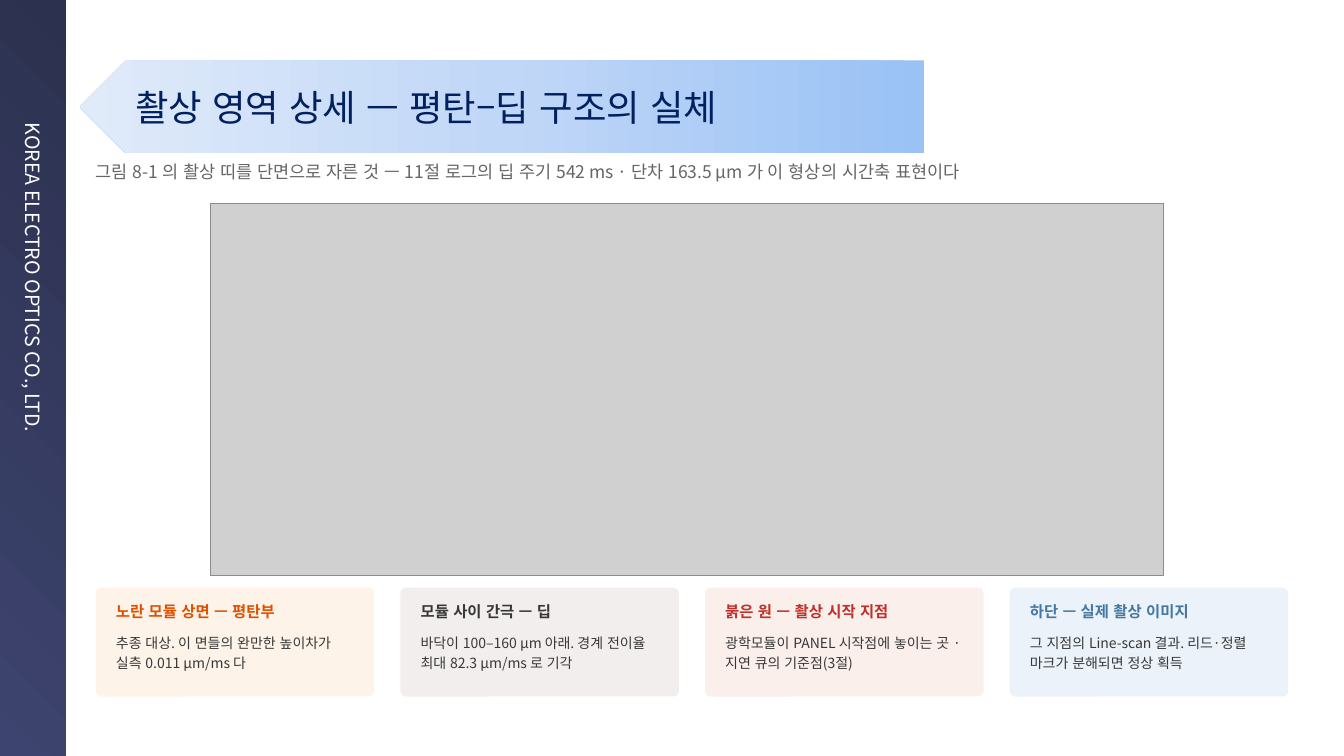
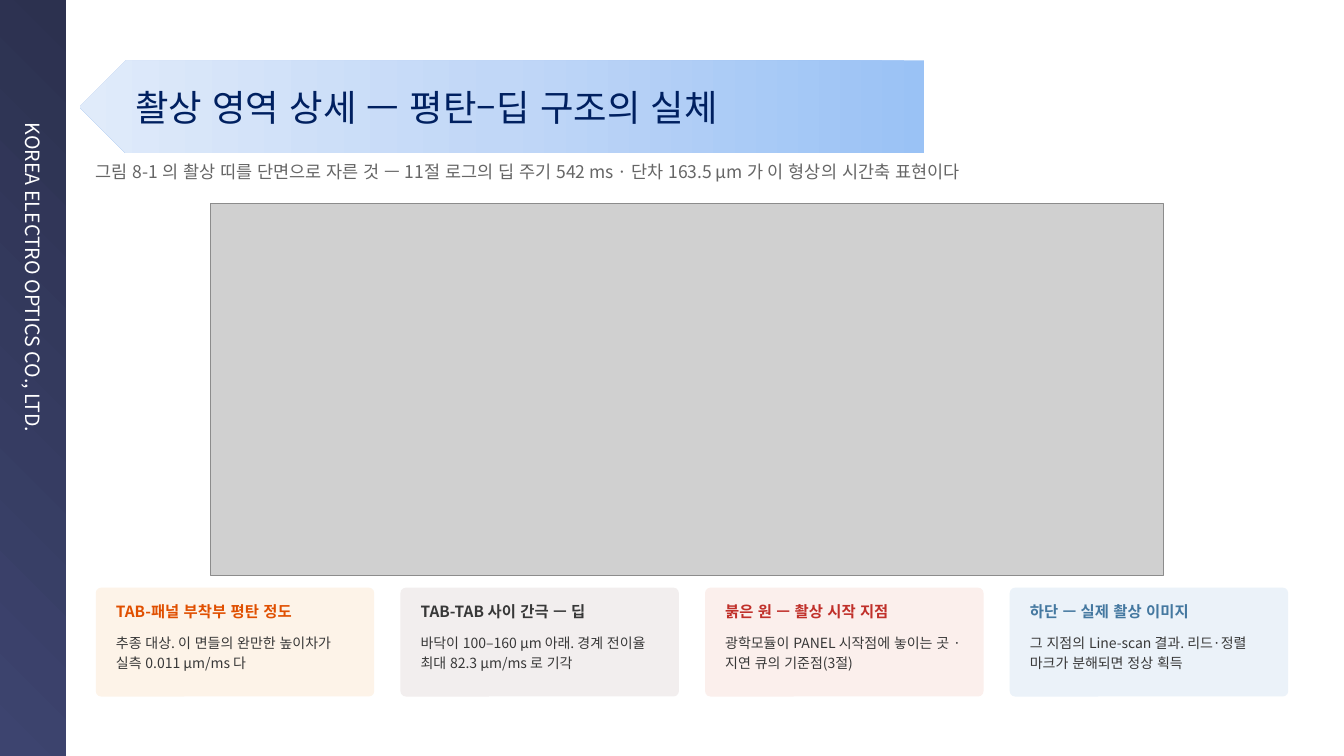
Before and after one commit to kyeongsunyu/SEQApp, a slide deck: slide 16 of Documents/기술경진대회/연구소기술경진대회_민수개발팀 윤경현_피드포워드 오토포커스_260901.pptx. Drawn at 1344x756 pixels with LibreOffice and Linux fonts; fonts in the diff are those of the drawing; grey boxes stand for pictures; background and template pictures are left out. Boxes give left, top, right and bottom in pixels: in the first picture for what was removed or moved away, otherwise in the second. Text is boxed around its words. In the diff, an @@ line names an element or a change of style, - is before the commit and + after.

```diff
--- a/Documents/기술경진대회/연구소기술경진대회_민수개발팀 윤경현_피드포워드 오토포커스_260901.pptx
+++ b/Documents/기술경진대회/연구소기술경진대회_민수개발팀 윤경현_피드포워드 오토포커스_260901.pptx
@@ text at (x1=116, y1=604, x2=291, y2=619): text changed @@
-노란 모듈 상면 — 평탄부
+TAB-패널 부착부 평탄 정도
@@ text at (x1=421, y1=604, x2=585, y2=619): text changed @@
-모듈 사이 간극 — 딥
+TAB-TAB 사이 간극 — 딥
```
Also in this commit, not shown: 3 other slides changed, 1 other file.
